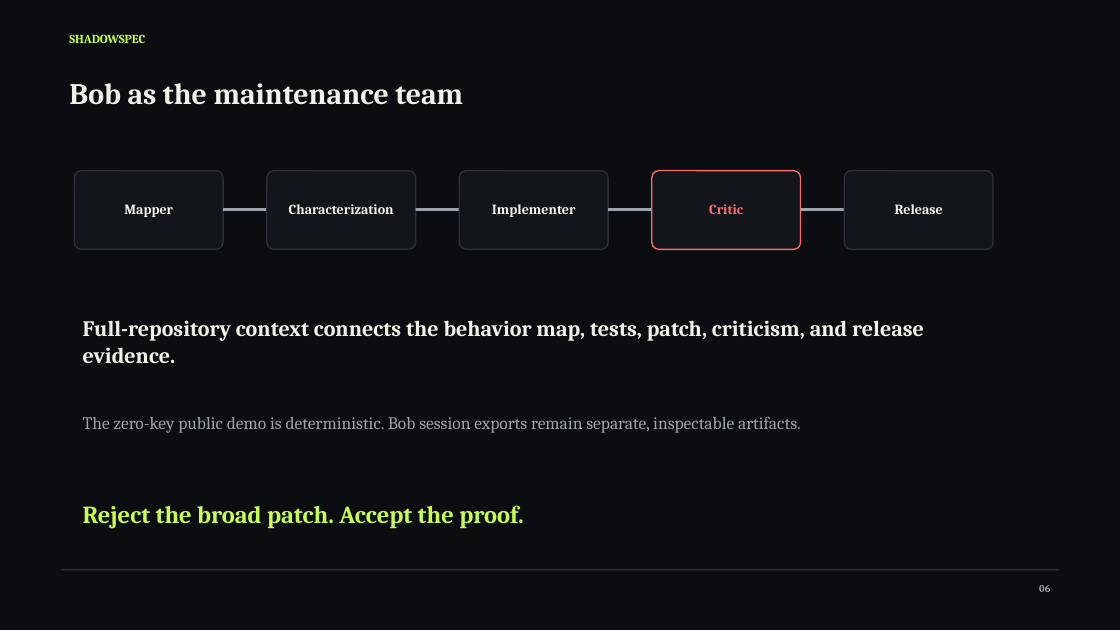
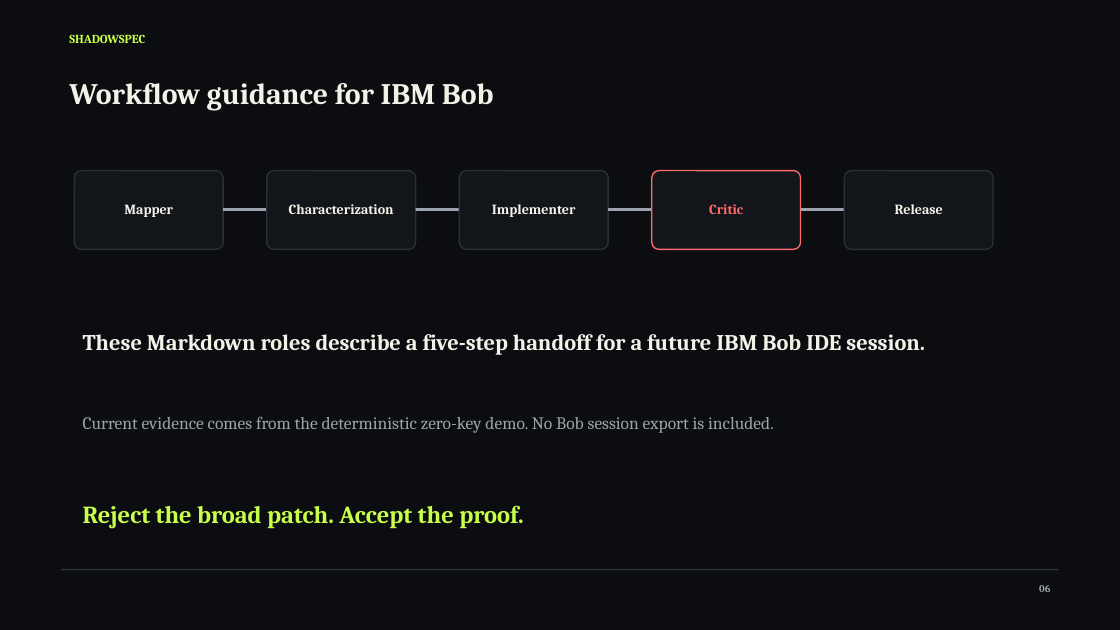
Before and after one commit to muffedd/ShadowSpec, a slide deck: slide 6 of assets/submission/ShadowSpec-Hackathon-Deck.pptx. Drawn at 1120x630 pixels with LibreOffice and Linux fonts; fonts in the diff are those of the drawing. Boxes give left, top, right and bottom in pixels: in the first picture for what was removed or moved away, otherwise in the second. Text is boxed around its words. In the diff, an @@ line names an element or a change of style, - is before the commit and + after.

```diff
--- a/assets/submission/ShadowSpec-Hackathon-Deck.pptx
+++ b/assets/submission/ShadowSpec-Hackathon-Deck.pptx
@@ text at (69, 83, 494, 111): text changed @@
-Bob as the maintenance team
+Workflow guidance for IBM Bob
@@ text at (83, 334, 925, 355): text changed; size 18.9 to 19.2 pt @@
-Full-repository context connects the behavior map, tests, patch, criticism, and release evidence.
+These Markdown roles describe a five-step handoff for a future IBM Bob IDE session.
@@ text at (83, 416, 774, 433): text changed @@
-The zero-key public demo is deterministic. Bob session exports remain separate, inspectable artifacts.
+Current evidence comes from the deterministic zero-key demo. No Bob session export is included.
```
Also in this commit, not shown: 20 other files.
